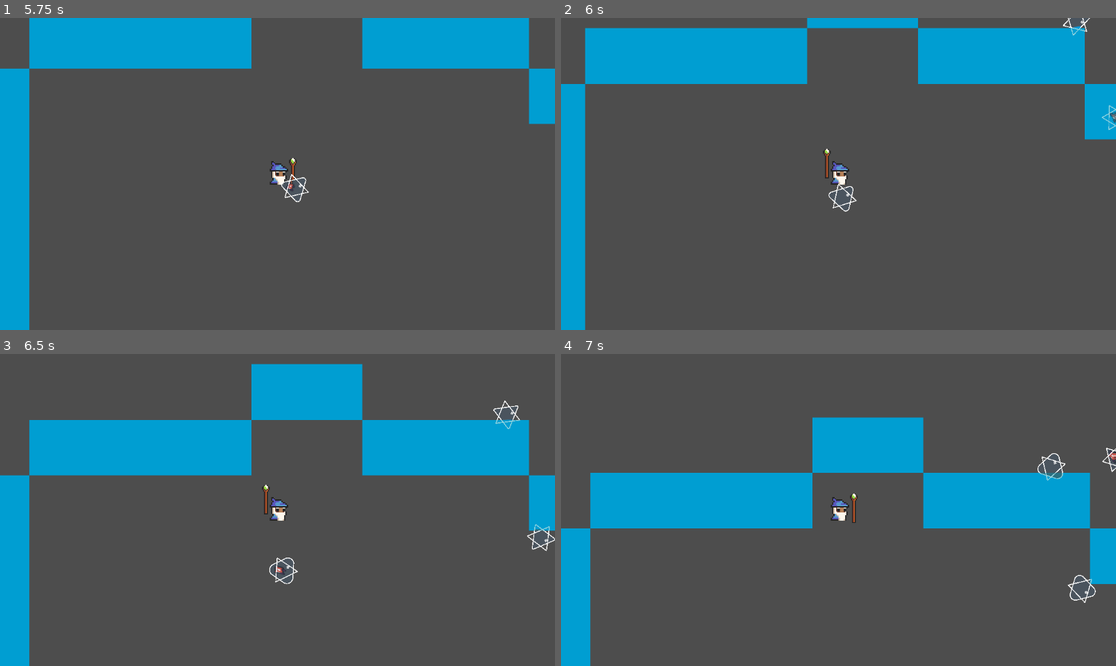
Above: before the commit, frames 1-4 (two rows, left to right).
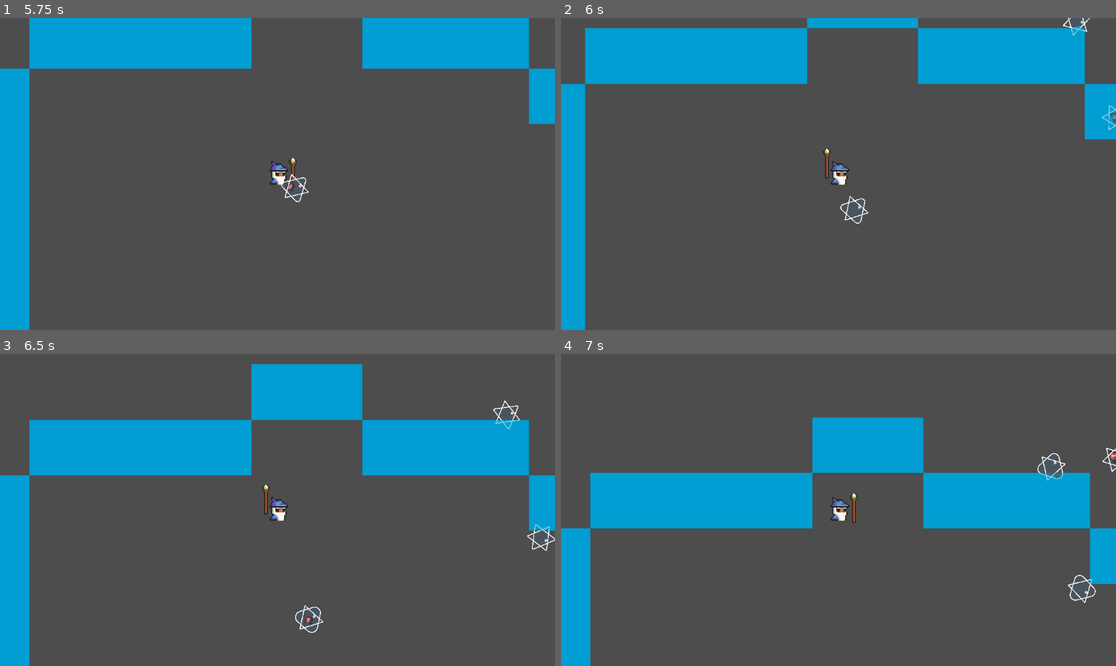
Above: after the commit, the same moments.

Repository: GianiStatie/GGJ-2025
Game: Godot game, scene res://player_test.tscn
The game is run twice, just before and just after one commit, with the same random seed, the same clock (stepped at 60 frames per second) and the same inputs. The engine's default icon, where the game draws it, is replaced by a stand-in: a white triangle on a blue panel in a dark square.
Inputs (mouse positions are in pixels of both pictures, inside the frame that each line leads up to):
- Up to frame 1 (5.75 s): tap Enter (ui_accept) at 0.5, 0.77, 1.52, 3.02, 3.77, 4.52 s; move the mouse to (399, 158) at 0.52 s; hold W (up) 0.53-1.28 s; tap A (a) at 0.6, 1.55, 2.1, 3.05, 4.55, 5.1 s; tap D (d) at 0.8, 1.35, 2.3, 2.85, 3.8, 5.3 s; move the mouse to (166, 189) at 1.27 s; hold S (down) 1.28-2.03 s; move the mouse to (333, 105) at 2.02 s; hold W (up) 2.03-3.53 s; move the mouse to (249, 236) at 2.77 s; move the mouse to (444, 220) at 3.52 s; hold Alt (left) 3.53-5.03 s; click (444, 220) at 3.6 s; move the mouse to (111, 127) at 4.27 s; tap Shift (shift) at 4.35 s; move the mouse to (305, 174) at 5.02 s; hold S (down) from 5.03 s (still down)
- Up to frame 2 (6 s): move the mouse to (755, 96) at 5.77 s; release S (down) at 5.78 s; hold W (up) from 5.78 s (still down); tap D (d) at 5.85 s
- Up to frame 3 (6.5 s): keep holding W (up); tap Enter (ui_accept) at 6.02 s; tap A (a) at 6.05 s
- Up to frame 4 (7 s): keep holding W (up); move the mouse to (960, 494) at 6.52 s; tap A (a) at 6.6 s; tap Enter (ui_accept) at 6.77 s; tap D (d) at 6.8 s

Frame 1 is identical in both runs. In frame 2, 0.2% of the frame differs, in the area x 48-56%, y 53-66%; in frame 3, 0.3%, in the area x 48-59%, y 65-90%; in frame 4, nothing differs.

Commit message:
Add enemy damage

Diff:
--- a/enemies/enemy.gd
+++ b/enemies/enemy.gd
@@ -4,6 +4,8 @@
 
 var max_health: float = 30
 var health: float = max_health : set = _on_health_changed
+var damage: float = 10
+var isPlayerCollision = false
 
 signal player_health_perc_changed(perc)
 
@@ -24,6 +26,21 @@
 	global_position = position
 
 func _follow_target(target_position: Vector2) -> void:
+	if isPlayerCollision:
+		return
+
 	var direction = global_position.direction_to(target_position)
 	look_at(direction)
 	linear_velocity = speed * direction
+
+func _on_player_collision() -> void:
+	isPlayerCollision  = true
+	var currentDirection = linear_velocity / speed
+	var bounceDirection = currentDirection * -1
+	look_at(bounceDirection)
+	linear_velocity = bounceDirection * speed
+	var timer = get_node("BounceTimer")
+	timer.start()
+
+func _on_bounce_timer_timeout() -> void:
+	isPlayerCollision = false
--- a/enemies/enemy.tscn
+++ b/enemies/enemy.tscn
@@ -144,6 +144,10 @@
 disabled = true
 script = ExtResource("3_lhgys")
 
+[node name="BounceTimer" type="Timer" parent="."]
+one_shot = true
+
 [connection signal="player_health_perc_changed" from="." to="PentagramBubble" method="_on_enemy_player_health_perc_changed"]
 [connection signal="shape_changed" from="PentagramBubble/EnemyShape" to="PentagramBubble/EnemyShapeOutline" method="_on_enemy_shape_shape_changed"]
 [connection signal="shape_changed" from="PentagramBubble/EnemyShape" to="PentagramBubble/EnemyCollisionShape" method="_on_enemy_shape_shape_changed"]
+[connection signal="timeout" from="BounceTimer" to="." method="_on_bounce_timer_timeout"]
--- a/player/attacks/attack_1.gd
+++ b/player/attacks/attack_1.gd
@@ -29,4 +29,3 @@
 	if body.is_in_group("enemy_group"):
 		body.health -= damage
 	queue_free()
-	pass # Replace with function body.
--- a/player/player.gd
+++ b/player/player.gd
@@ -1,12 +1,17 @@
 extends CharacterBody2D
 
 var speed = 8000
-
-
 var aim_range=18
-
+var max_health: float = 100
+var health: float = max_health : set = _on_health_changed
 var dash_check=true
 var speed_bufer=speed
+
+func _on_health_changed(value):
+	health = max(value, 0)
+	if health <= 0:
+		queue_free()
+
 func get_input(delta):
 	#var input_direction = Input.get_vector("left", "right", "up", "down")
 	var input_direction = Input.get_vector("a", "d", "w", "s")
@@ -38,3 +43,8 @@
 func _on_dash_timer_timeout() -> void:
 	dash_check=true
 	pass # Replace with function body.
+
+func _on_collision_body_entered(body: Node2D) -> void:
+	if body.is_in_group("enemy_group"):
+		health -= body.damage
+		body._on_player_collision()
--- a/player/player.tscn
+++ b/player/player.tscn
@@ -72,11 +72,13 @@
 [sub_resource type="RectangleShape2D" id="RectangleShape2D_pb1hj"]
 size = Vector2(11, 18)
 
+[sub_resource type="CapsuleShape2D" id="CapsuleShape2D_f3okn"]
+height = 28.0
+
 [node name="player" type="CharacterBody2D" groups=["player_group"]]
 y_sort_enabled = true
 scale = Vector2(1.5, 1.5)
-collision_layer = 128
-collision_mask = 128
+collision_mask = 6
 script = ExtResource("1_bs0pb")
 
 [node name="CharacterSprite" type="AnimatedSprite2D" parent="."]
@@ -101,4 +103,11 @@
 [node name="Camera2D" type="Camera2D" parent="."]
 zoom = Vector2(1.8, 1.8)
 
+[node name="collision" type="Area2D" parent="."]
+collision_mask = 2
+
+[node name="CollisionShape2D" type="CollisionShape2D" parent="collision"]
+shape = SubResource("CapsuleShape2D_f3okn")
+
 [connection signal="timeout" from="dash_timer" to="." method="_on_dash_timer_timeout"]
+[connection signal="body_entered" from="collision" to="." method="_on_collision_body_entered"]
Not shown: 1 places in player/player.tscn that only renumber resources
